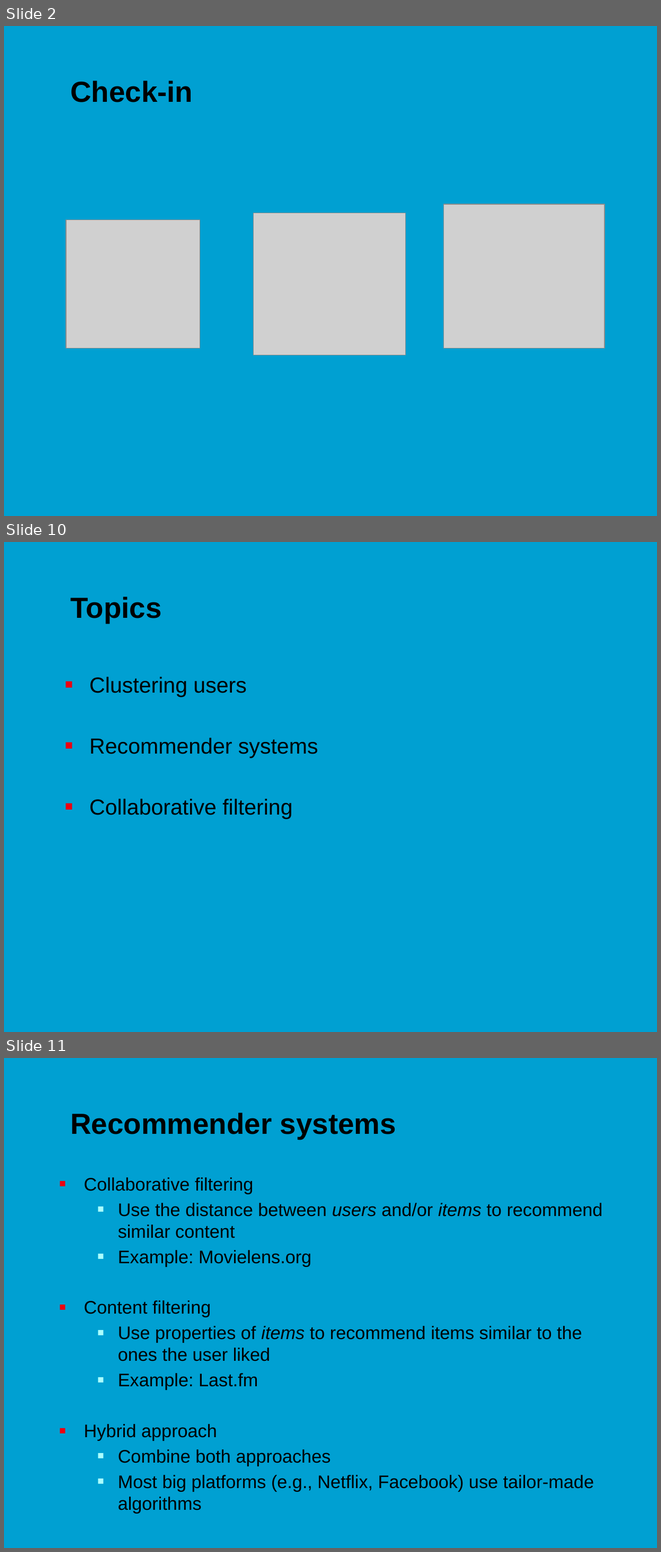
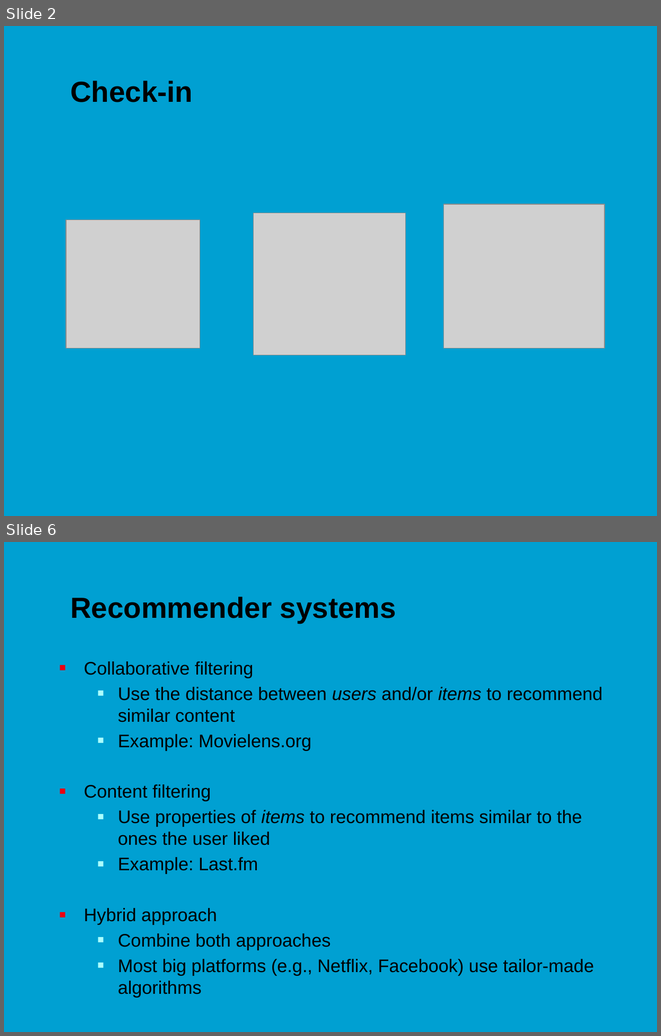
Before and after one commit to jonasmoons/data-driven-learning, a slide deck: slides/ddl-w7l2.pptx. Shown one above the other, each under a label of ours: slides 2, 10 and 11 before the commit, slides 2 and 6 after it; the slides between them are not shown. The pictures are 661x1552 and 661x1036 pixels, drawn with LibreOffice and Linux fonts; fonts in the diff are those of the drawing; grey boxes stand for pictures; background and template pictures are left out. Boxes give left, top, right and bottom in pixels: in the first picture for what was removed or moved away, otherwise in the second. Text is boxed around its words. In the diff, an @@ line names an element or a change of style, - is before the commit and + after.

```diff
--- a/slides/ddl-w7l2.pptx
+++ b/slides/ddl-w7l2.pptx
@@ slide 10 removed at (4, 542, 657, 1032), background picture (left out) @@
@@ title removed at (70, 597, 161, 623) @@
-Topics
@@ text removed at (89, 677, 318, 819) @@
-■ Clustering users
-■ Recommender systems
-■ Collaborative filtering
@@ what was slide 11 is now slide 6 @@
```
Also in this commit, not shown: 3 slides changed, 1 slide added, 5 other slides removed, 1 other file.
